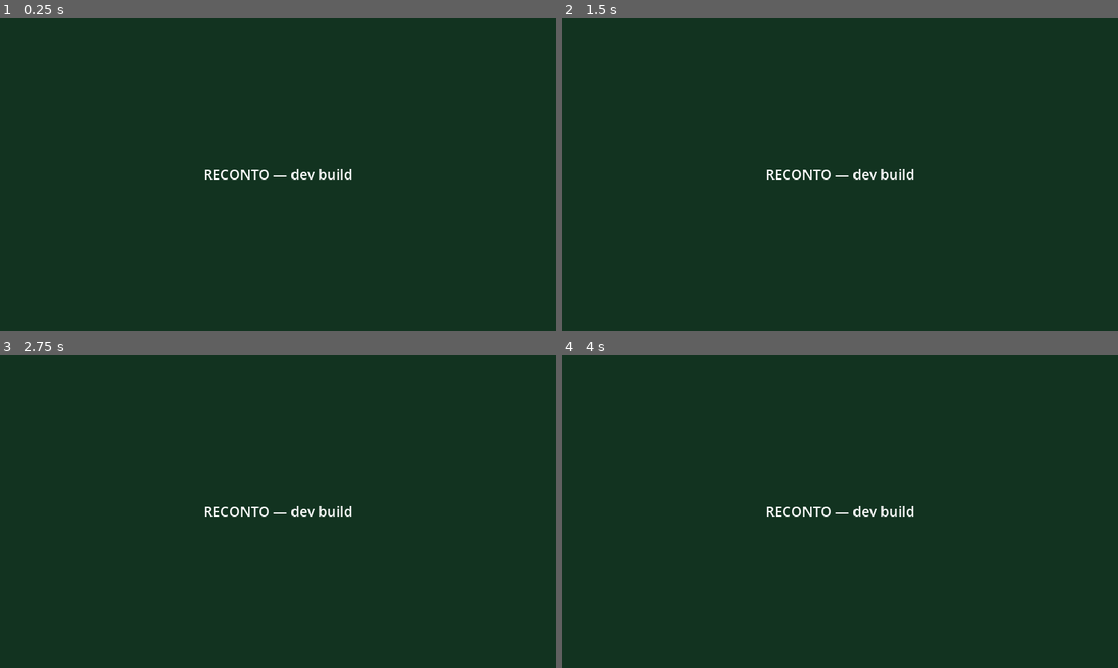
Above: before the commit, frames 1-4 (two rows, left to right).
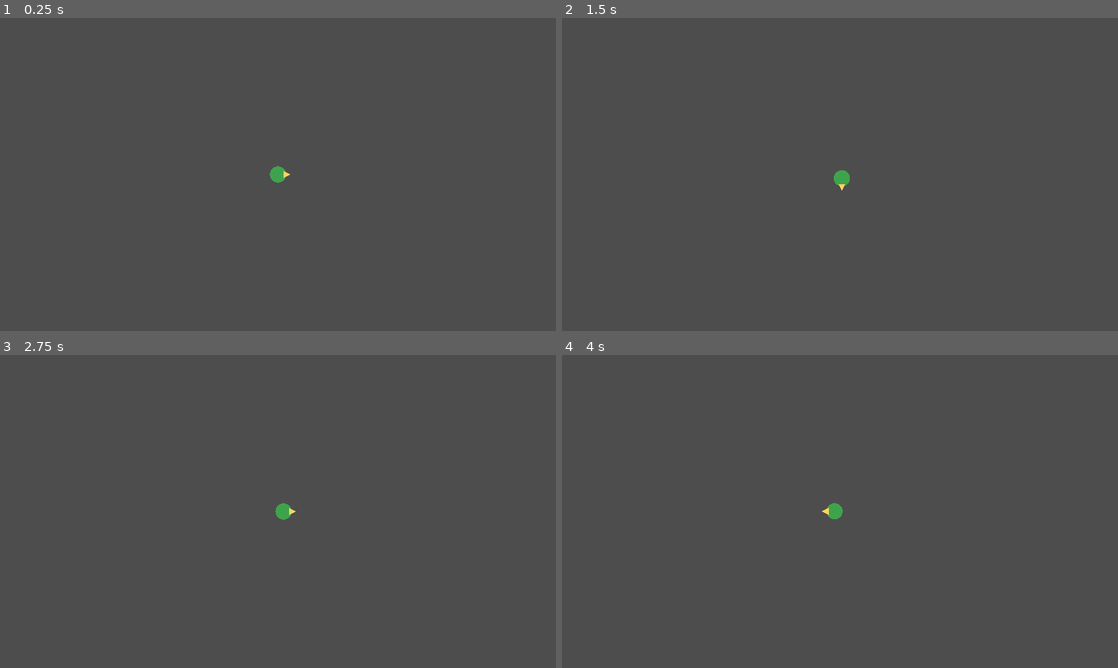
Above: after the commit, the same moments.

Repository: DevAndreNarcizo/RECONTO-While-I-Shine
Game: Godot game, scene res://scenes/world/World.tscn
The game is run twice, just before and just after one commit, with the same random seed, the same clock (stepped at 60 frames per second) and the same inputs. Before the commit the project starts from res://scenes/Main.tscn.
Inputs:
- Up to frame 1 (0.25 s): no input
- Up to frame 2 (1.5 s): tap Enter at 0.5 s; hold D (move_right) 0.53-1.28 s; tap Space at 1.25 s; hold S (move_down) from 1.28 s (still down)
- Up to frame 3 (2.75 s): tap Enter at 2 s; release S (move_down) at 2.03 s; hold D (move_right) from 2.03 s (still down)
- Up to frame 4 (4 s): tap Space at 2.75 s; release D (move_right) at 2.78 s; hold W (move_up) 2.78-3.53 s; tap Enter at 3.5 s; hold A (move_left) from 3.53 s (still down)

The runs differ from the first frame. In frame 1, 100% of the frame differs, in the area x 0-100%, y 0-100%; in frame 2, 100%; in frame 3, 100%; in frame 4, 100%.

Commit message:
feat: player com movimento fluido e camera
CharacterBody2D 8 direções com aceleração/desaceleração (move_toward),
facing para armas frontais, Camera2D zoom 2x com smoothing e chão
placeholder em grade infinita que acompanha o player.

Co-Authored-By: Claude Fable 5 <noreply@anthropic.com>

Diff:
--- a/game/project.godot
+++ b/game/project.godot
@@ -6,7 +6,7 @@
 
 config/name="RECONTO"
 config/description="RECONTO: Enquanto Eu Brilhar — bullet heaven de folclore brasileiro. Você é uma lenda defendendo a mata da Corrupção."
-run/main_scene="res://scenes/Main.tscn"
+run/main_scene="res://scenes/world/World.tscn"
 config/features=PackedStringArray("4.3")
 config/icon="res://icon.svg"
 
--- /dev/null
+++ b/game/scenes/player/Player.tscn
@@ -0,0 +1,20 @@
+[gd_scene load_steps=3 format=3]
+
+[ext_resource type="Script" path="res://scripts/player/player.gd" id="1"]
+
+[sub_resource type="CircleShape2D" id="1"]
+radius = 14.0
+
+[node name="Player" type="CharacterBody2D"]
+motion_mode = 1
+collision_layer = 1
+collision_mask = 0
+script = ExtResource("1")
+
+[node name="CollisionShape2D" type="CollisionShape2D" parent="."]
+shape = SubResource("1")
+
+[node name="Camera2D" type="Camera2D" parent="."]
+zoom = Vector2(2, 2)
+position_smoothing_enabled = true
+position_smoothing_speed = 8.0
--- /dev/null
+++ b/game/scenes/world/World.tscn
@@ -0,0 +1,12 @@
+[gd_scene load_steps=3 format=3]
+
+[ext_resource type="Script" path="res://scripts/world/ground_grid.gd" id="1"]
+[ext_resource type="PackedScene" path="res://scenes/player/Player.tscn" id="2"]
+
+[node name="World" type="Node2D"]
+
+[node name="Ground" type="Node2D" parent="."]
+script = ExtResource("1")
+target = NodePath("../Player")
+
+[node name="Player" parent="." instance=ExtResource("2")]
--- /dev/null
+++ b/game/scripts/player/player.gd
@@ -0,0 +1,37 @@
+class_name Player
+extends CharacterBody2D
+## Player — movimento top-down 8 direções com aceleração/desaceleração suave.
+## Placeholder visual: círculo verde (Curupira) com indicador de facing âmbar.
+
+# GDD §5 sugere 60 px/s; com câmera em zoom 2x o valor foi calibrado para cima.
+# Ajuste de feel: mexa em move_speed primeiro, depois accel/decel (maior = mais responsivo).
+@export var move_speed: float = 90.0
+@export var accel: float = 900.0
+@export var decel: float = 1200.0
+@export var max_hp: float = 100.0
+
+var hp: float
+var facing: Vector2 = Vector2.RIGHT  # última direção de movimento (armas frontais usam)
+
+func _ready() -> void:
+	hp = max_hp
+
+func _physics_process(delta: float) -> void:
+	var input_dir := Input.get_vector("move_left", "move_right", "move_up", "move_down")
+	var target := input_dir * move_speed
+	var rate := accel if input_dir != Vector2.ZERO else decel
+	velocity = velocity.move_toward(target, rate * delta)
+	move_and_slide()
+
+	if input_dir != Vector2.ZERO and not facing.is_equal_approx(input_dir.normalized()):
+		facing = input_dir.normalized()
+		queue_redraw()
+
+func _draw() -> void:
+	draw_circle(Vector2.ZERO, 14.0, Color("3fa34d"))
+	var tip := facing * 22.0
+	var side := facing.orthogonal() * 6.0
+	draw_colored_polygon(
+		PackedVector2Array([tip, facing * 10.0 + side, facing * 10.0 - side]),
+		Color("ffd25e")
+	)
--- /dev/null
+++ b/game/scripts/world/ground_grid.gd
@@ -0,0 +1,32 @@
+extends Node2D
+## Chão placeholder da Mata Atlântica — grade "infinita" que acompanha o alvo.
+## Redesenha só quando o alvo muda de célula (barato). Trocar por TileMap na Fase 5.
+
+const CELL := 64.0
+const COLS := 24  # cobre 1920/2 (zoom 2x) / 64 = 15 células + margem
+const ROWS := 16
+
+@export var target: Node2D
+
+var _last_cell := Vector2i(2147483647, 2147483647)
+
+func _process(_delta: float) -> void:
+	if target == null:
+		return
+	var cell := Vector2i((target.global_position / CELL).floor())
+	if cell != _last_cell:
+		_last_cell = cell
+		queue_redraw()
+
+func _draw() -> void:
+	if target == null:
+		return
+	var base := Color(0.09, 0.23, 0.14)
+	var alt := Color(0.11, 0.26, 0.16)
+	var center := Vector2i((target.global_position / CELL).floor())
+	var half := Vector2i(COLS / 2, ROWS / 2)
+	for y in range(-half.y, half.y + 1):
+		for x in range(-half.x, half.x + 1):
+			var c := center + Vector2i(x, y)
+			var color := base if posmod(c.x + c.y, 2) == 0 else alt
+			draw_rect(Rect2(Vector2(c) * CELL, Vector2(CELL, CELL)), color)
